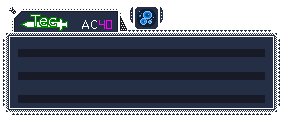
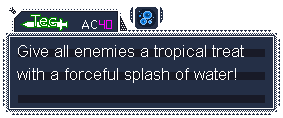
Two versions of the same layered image (w=283, h=118). Layer-by-layer changes:
added layer "Give all enemies a tropical tr..." above "BG" over [17, 45, 244, 83]
